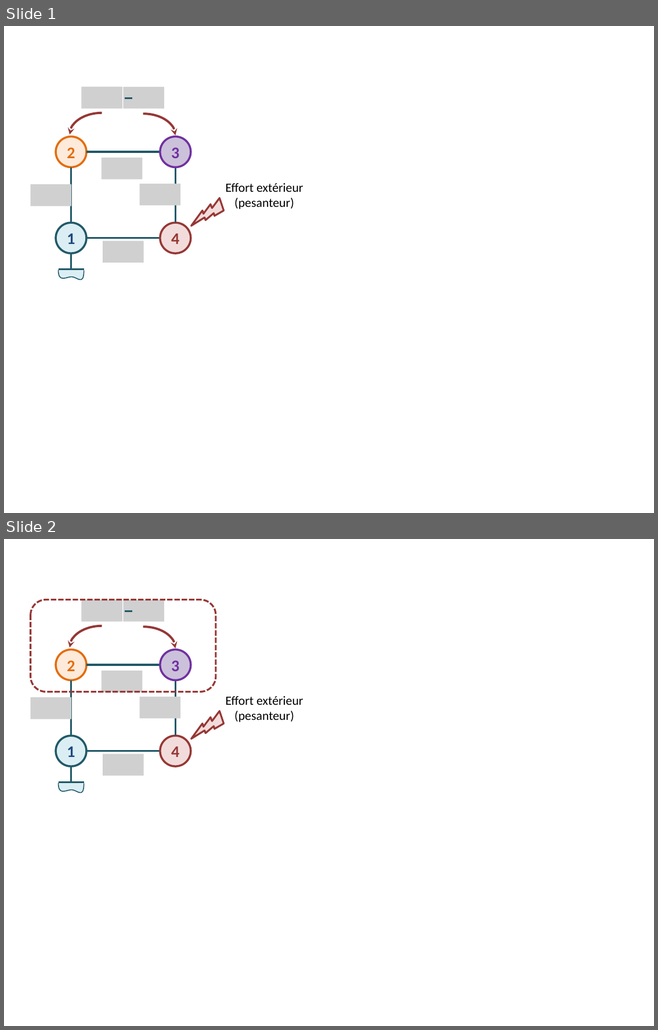
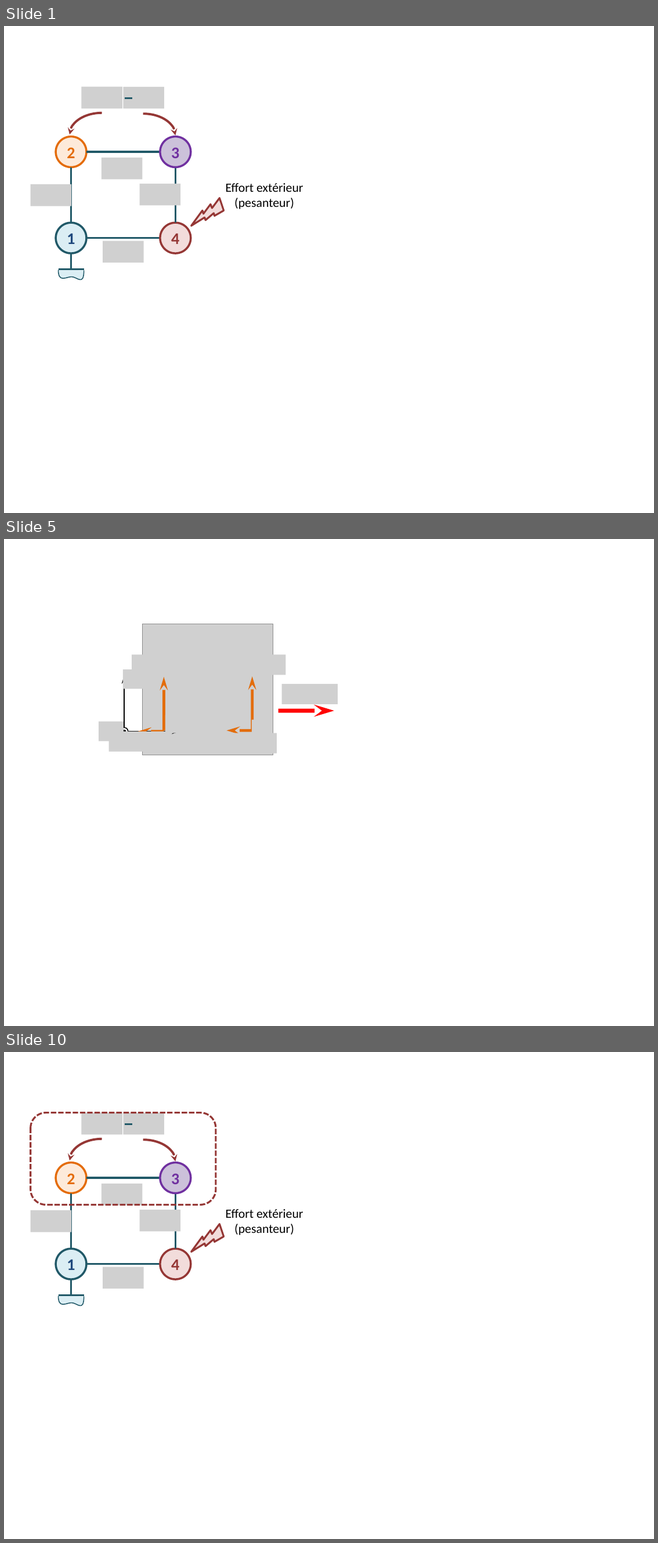
Before and after one commit to xpessoles/PSI_Cy_04_ModelisationDynamique, a slide deck: Chapitre_03_Methodologie/Cours/images/Figure.pptx. Shown one above the other, each under a label of ours: slides 1 and 2 before the commit, slides 1, 5 and 10 after it; the slides between them are not shown. The pictures are 658x1030 and 658x1543 pixels, drawn with LibreOffice and Linux fonts; fonts in the diff are those of the drawing; grey boxes stand for pictures. Boxes give left, top, right and bottom in pixels: in the first picture for what was removed or moved away, otherwise in the second. Text is boxed around its words. In the diff, an @@ line names an element or a change of style, - is before the commit and + after.

```diff
--- a/Chapitre_03_Methodologie/Cours/images/Figure.pptx
+++ b/Chapitre_03_Methodologie/Cours/images/Figure.pptx
@@ slide 5 added at (4,539,654,1026), background #FFFFFF @@
@@ picture added at (143,624,274,755) @@
@@ picture added at (132,654,195,675) @@
@@ picture added at (221,654,286,675) @@
@@ picture added at (123,669,146,689) @@
@@ arrow added from (124, 732) to (124, 675), #000000 1.5 pt @@
@@ arrow added from (164, 730) to (164, 676), #E46C0A 3 pt @@
@@ arrow added from (252, 730) to (252, 676), #E46C0A 3 pt @@
@@ picture added at (281,684,338,704) @@
@@ arrow added from (278, 711) to (334, 711), #FF0000 4.5 pt @@
@@ picture added at (99,722,123,741) @@
@@ ellipse added at (120,727,128,735), fill #FFFFFF, outline #000000 1 pt @@
@@ ellipse added at (123,730,125,733), fill #000000, outline #000000 1 pt @@
@@ picture added at (165,715,184,733) @@
@@ picture added at (179,727,201,747) @@
@@ picture added at (252,719,271,738) @@
@@ picture added at (108,732,171,751) @@
@@ arrow added from (124, 732) to (181, 732), #000000 1.5 pt @@
@@ arrow added from (164, 732) to (138, 732), #E46C0A 3 pt @@
@@ picture added at (214,733,276,754) @@
@@ arrow added from (252, 730) to (227, 730), #E46C0A 3 pt @@
@@ what was slide 2 is now slide 10 @@
```
Also in this commit, not shown: 7 other slides added, 9 other files.
